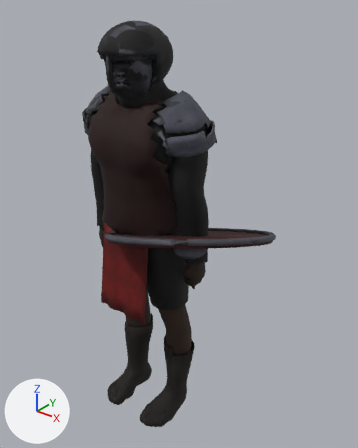
The glTF model game/models/cast/kknight.glb as it was, and as the next commit left it.
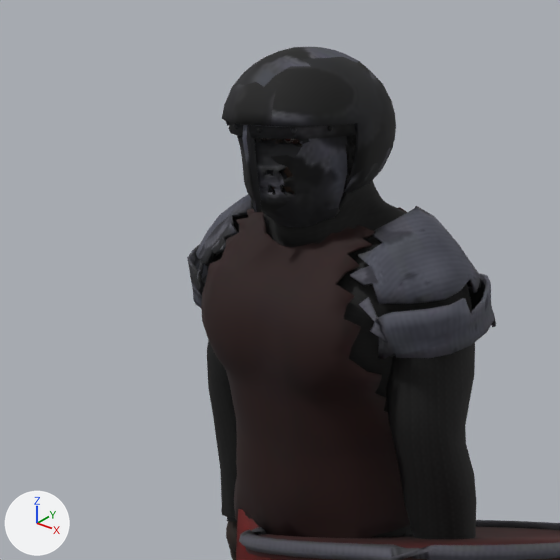
The first picture shows the older version from a 50 mm camera at (1.446, -1.59, 2.089) aimed at (0.142, 0.04, 1.079). The close-ups show the older and then the newer version on the part from 0% to 68% of the width and 0% to 55% of the height of that picture. Only the edits that show in the close-ups are written down. Lighting does not change. The marker at lower left points along +X, +Y and +Z. Vertices at exactly the same position are counted once.

Objects in the first close-up: 'aventail', 'helm', 'pauldron_l', 'pauldron_r', 'shield', 'shirt', 'tabard' and 3 more.
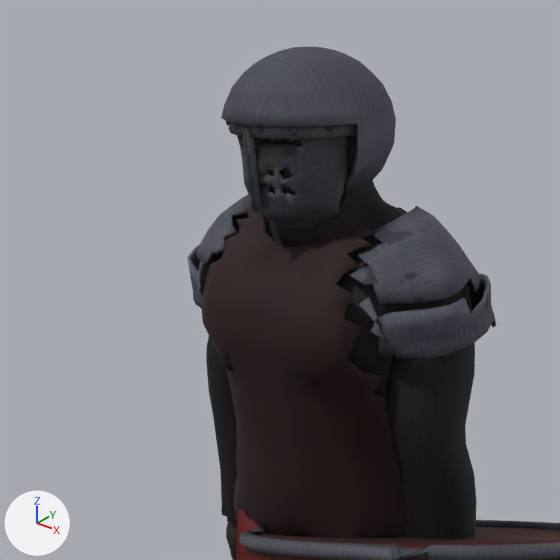
Scene script edits in JSON lines:
```json
{"block": "me_dome", "where": "# used by ob_helm; location = (0.0, 0.0, 0.0)"}
{"op": "remove", "block": "me_dome", "code": "me_dome.from_pydata(...)  # 2014 vertices, 3964 faces; spans x -0.143..0.143, y -0.223..0.103, z 1.662..1.958"}
{"op": "add", "block": "me_dome", "code": "me_dome.from_pydata(...)  # 1869 vertices, 3701 faces; spans x -0.143..0.143, y -0.223..0.103, z 1.662..1.958"}
{"block": "me_dome", "change": "me_dome part 1: 69 vertices moved from x -0.111..0.111, y -0.207..0.098, z 1.682..1.855 to x -0.118..0.118, y -0.207..0.1, z 1.68..1.855; 816 vertices removed from x -0.131..0.141, y -0.223..0.101, z 1.664..1.903; 734 vertices added at x -0.124..0.139, y -0.223..0.099, z 1.666..1.895"}
{"block": "me_dome", "change": "me_dome part 2: 4 vertices removed from x 0.06..0.064, y -0.068..-0.04, z 1.938..1.943; 2 vertices added at x 0.061..0.064, y -0.054, z 1.939..1.944"}
{"block": "me_dome", "change": "me_dome part 3: 1516 kept faces spanning x -0.143..0.143, y -0.22..0.103, z 1.662..1.958 get new texture (UV) coordinates"}
{"block": "me_dome", "change": "other edits to the shape of me_dome do not show in these pictures"}
```

Changed parts and their boxes (x1, y1, x2, y2) in the close-ups (560 x 560 px; the box of a moved part takes in the faces that stretch with it):
```json
{"object": "helm", "change": "reshaped", "before": [222, 47, 396, 229], "after": [221, 47, 396, 229]}
{"part": 1, "of": "me_dome", "change": "moved or reshaped", "before": [222, 74, 396, 227], "after": [221, 74, 396, 227]}
{"part": 2, "of": "me_dome", "change": "moved or reshaped", "before": [309, 50, 357, 66], "after": [309, 50, 357, 66]}
{"part": 3, "of": "me_dome", "change": "surface changed", "before": [224, 47, 395, 213], "after": [224, 47, 395, 213], "on screen": "lighter"}
```
